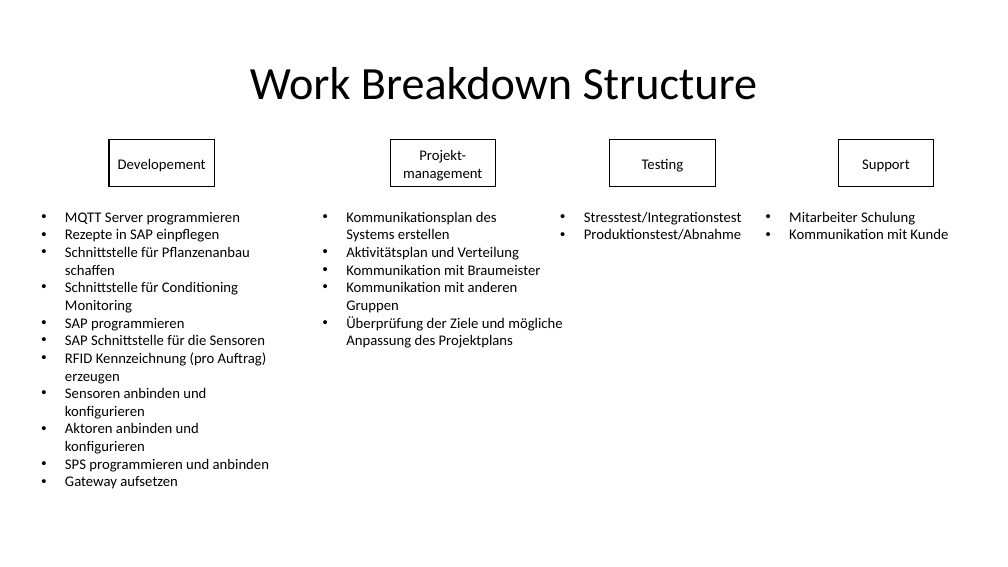
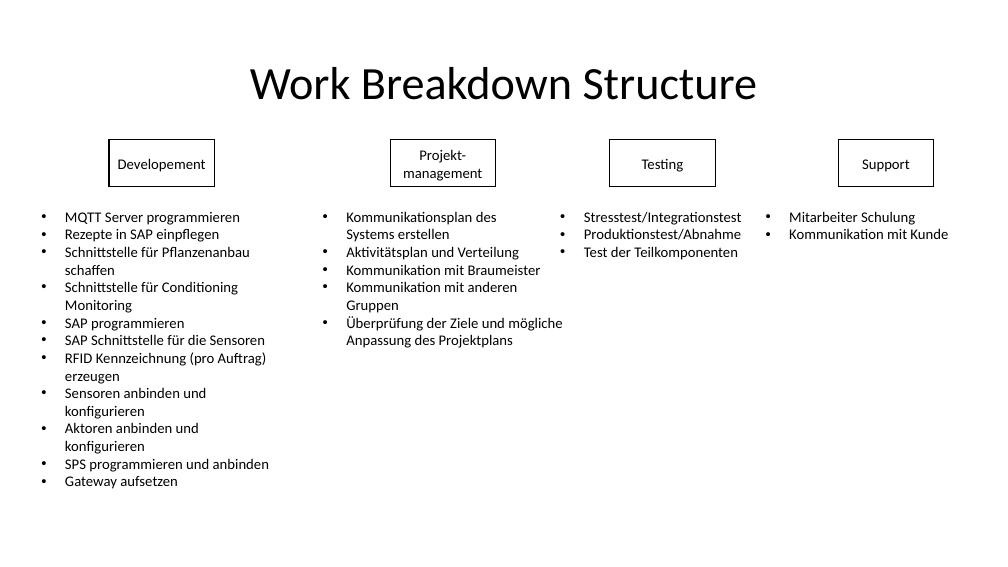
Before and after one commit to albae3333/DigitaleFabrik, a slide deck: slide 8 of Präsentation/Präsentation_Entwurf.pptx. Drawn at 1008x567 pixels with LibreOffice and Linux fonts; fonts in the diff are those of the drawing. Boxes give left, top, right and bottom in pixels: in the first picture for what was removed or moved away, otherwise in the second. Text is boxed around its words. In the diff, an @@ line names an element or a change of style, - is before the commit and + after.

Commit message:
added arrows in BPMN and fixed some spelling

```diff
--- a/Präsentation/Präsentation_Entwurf.pptx
+++ b/Präsentation/Präsentation_Entwurf.pptx
@@ text at bbox=[584, 246, 738, 260]: paragraph added @@
+• Test der Teilkomponenten
```
Also in this commit, not shown: 5 other slides changed.
